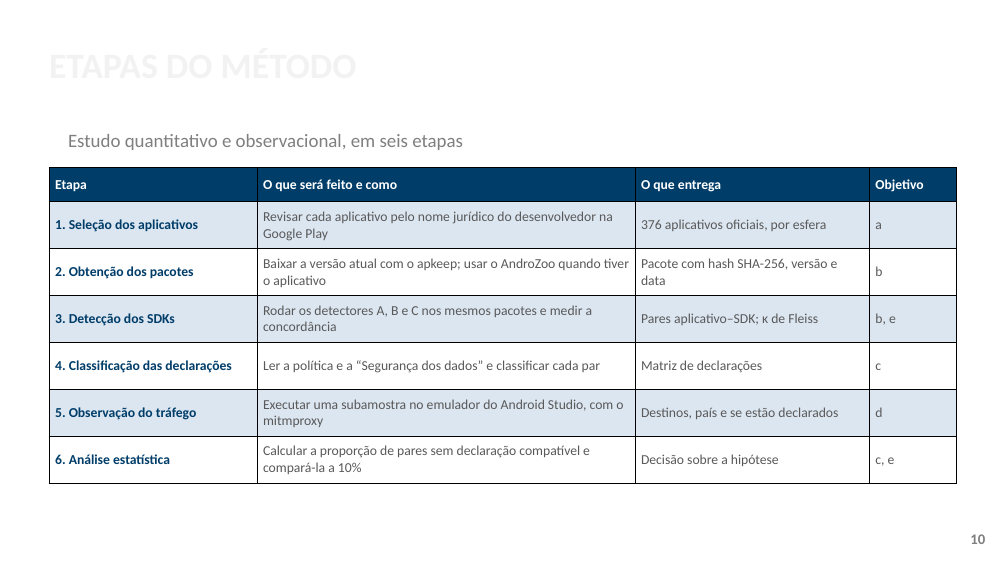
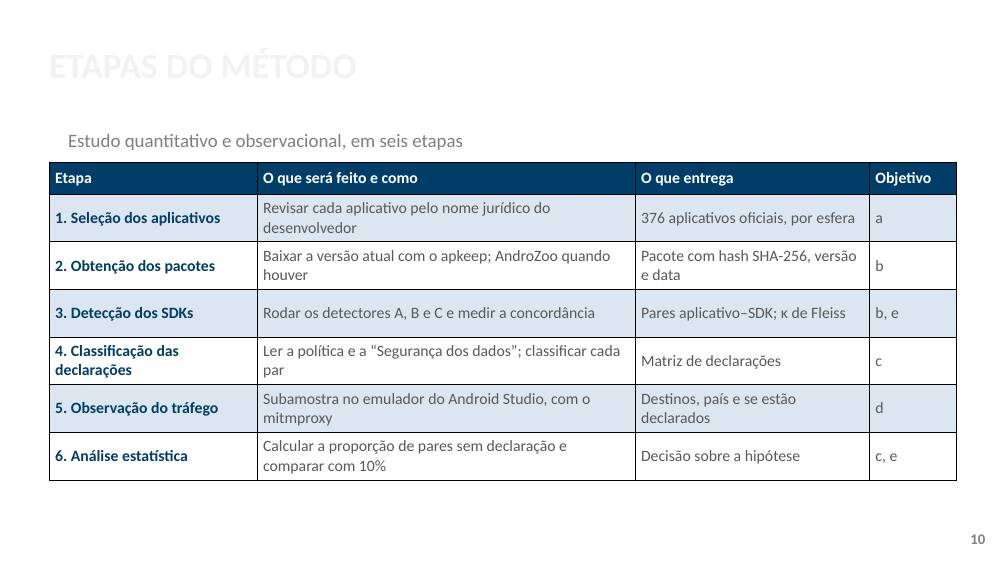
Before and after one commit to ClaudioAMF1/TCC, a slide deck: slide 10 of tcc/apresentacao/apresentacao-defesa-final.pptx. Drawn at 1008x567 pixels with LibreOffice and Linux fonts; fonts in the diff are those of the drawing; background and template pictures are left out. Boxes give left, top, right and bottom in pixels: in the first picture for what was removed or moved away, otherwise in the second. Text is boxed around its words. In the diff, an @@ line names an element or a change of style, - is before the commit and + after.

```diff
--- a/tcc/apresentacao/apresentacao-defesa-final.pptx
+++ b/tcc/apresentacao/apresentacao-defesa-final.pptx
@@ table at (x1=49, y1=163, x2=957, y2=480) @@
-row 2, column 2: Revisar cada aplicativo pelo nome jurídico do desenvolvedor na Google Play
+row 2, column 2: Revisar cada aplicativo pelo nome jurídico do desenvolvedor
-row 3, column 2: Baixar a versão atual com o apkeep; usar o AndroZoo quando tiver o aplicativo
+row 3, column 2: Baixar a versão atual com o apkeep; AndroZoo quando houver
-row 4, column 2: Rodar os detectores A, B e C nos mesmos pacotes e medir a concordância
+row 4, column 2: Rodar os detectores A, B e C e medir a concordância
-row 5, column 2: Ler a política e a “Segurança dos dados” e classificar cada par
+row 5, column 2: Ler a política e a “Segurança dos dados”; classificar cada par
-row 6, column 2: Executar uma subamostra no emulador do Android Studio, com o mitmproxy
+row 6, column 2: Subamostra no emulador do Android Studio, com o mitmproxy
-row 7, column 2: Calcular a proporção de pares sem declaração compatível e compará-la a 10%
+row 7, column 2: Calcular a proporção de pares sem declaração e comparar com 10%
@@ size 13 to 15 pt in "Etapa", "O que será feito e como", "O que entrega", "Objetivo" and 18 more places @@
@@ table moved from (x1=49, y1=168, x2=957, y2=483) to (x1=49, y1=163, x2=957, y2=480) @@
```
Also in this commit, not shown: 18 other slides changed, 1 slide removed, 15 other files.
